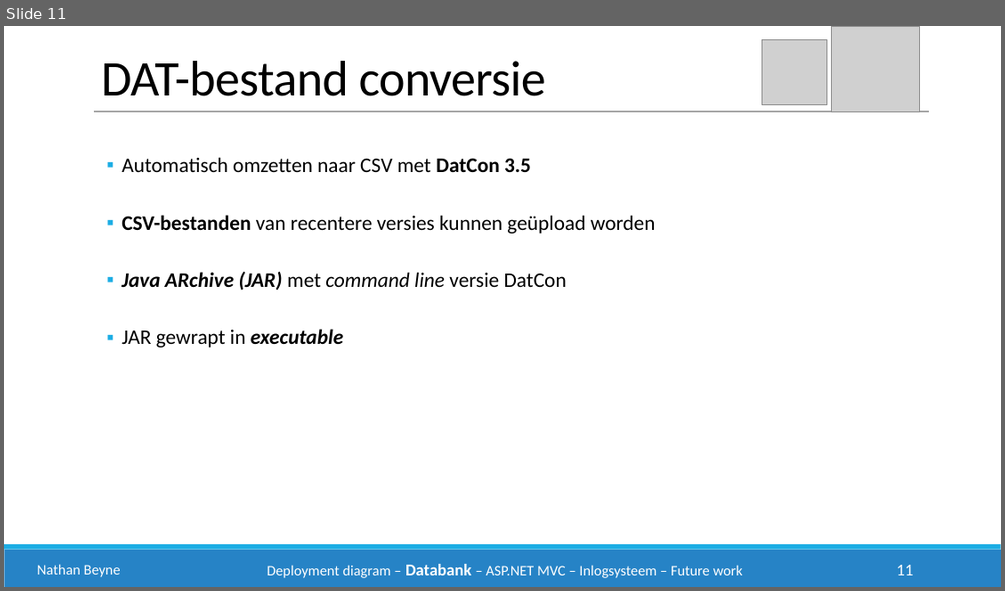
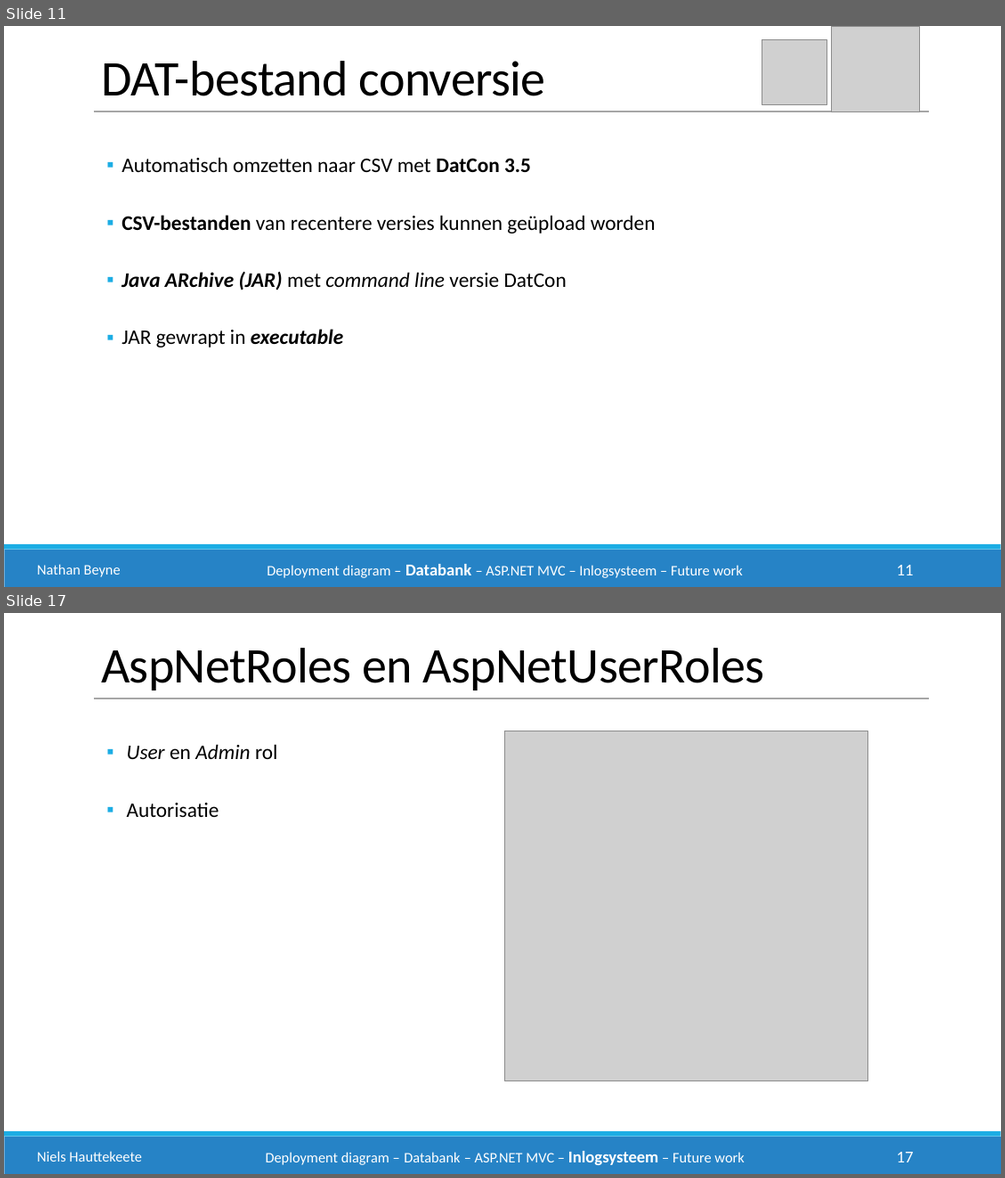
Before and after one commit to philipkukoba/Bachelors-Dissertation-DroneWebApp, a slide deck: documenten/Technische presentatie klant/Technische presentatie klant.pptx. Shown one above the other, each under a label of ours: slide 11 before the commit, slides 11 and 17 after it; the slides between them are not shown. The pictures are 1005x591 and 1005x1178 pixels, drawn with LibreOffice and Linux fonts; fonts in the diff are those of the drawing; grey boxes stand for pictures. Boxes give left, top, right and bottom in pixels: in the first picture for what was removed or moved away, otherwise in the second. Text is boxed around its words. In the diff, an @@ line names an element or a change of style, - is before the commit and + after.

```diff
--- a/documenten/Technische presentatie klant/Technische presentatie klant.pptx
+++ b/documenten/Technische presentatie klant/Technische presentatie klant.pptx
@@ slide 17 added at (4,613,1001,1174), background #FFFFFF; not listed: 2 template elements that a slide beside it also shows @@
@@ text added at (101,648,764,690), 48 pt, text #000000 @@
+AspNetRoles en AspNetUserRoles
@@ line added from (94, 698) to (929, 698), #A6A6A6 1 pt @@
@@ text added at (127,744,277,817), 20 pt, text #000000 @@
+  ▪ User en Admin rol
+  ▪ Autorisatie
@@ picture added at (505,731,867,1080) @@
@@ text added at (37,1151,142,1161), 14 pt, text #FFFFFF @@
+Niels Hauttekeete
@@ text added at (266,1151,744,1165), 14 pt, text #FFFFFF @@
+Deployment diagram – Databank – ASP.NET MVC – Inlogsysteem – Future work
@@ page number added at (897,1151,914,1162), 16 pt, text #FFFFFF @@
+17
```
Also in this commit, not shown: 9 other slides added.
